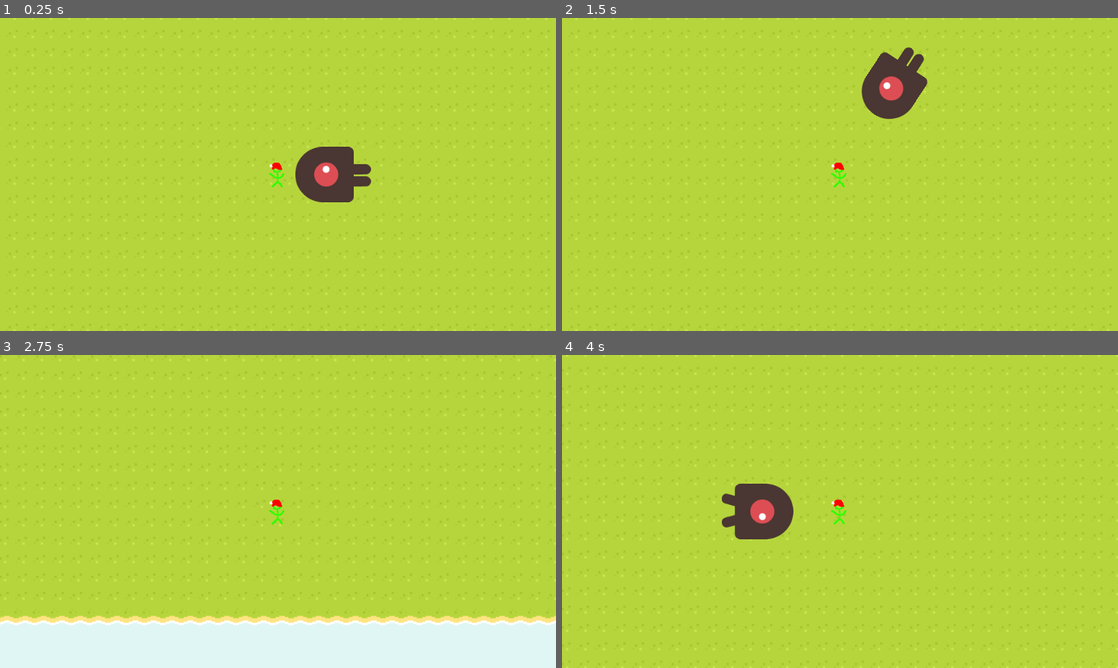
Above: before the commit, frames 1-4 (two rows, left to right).
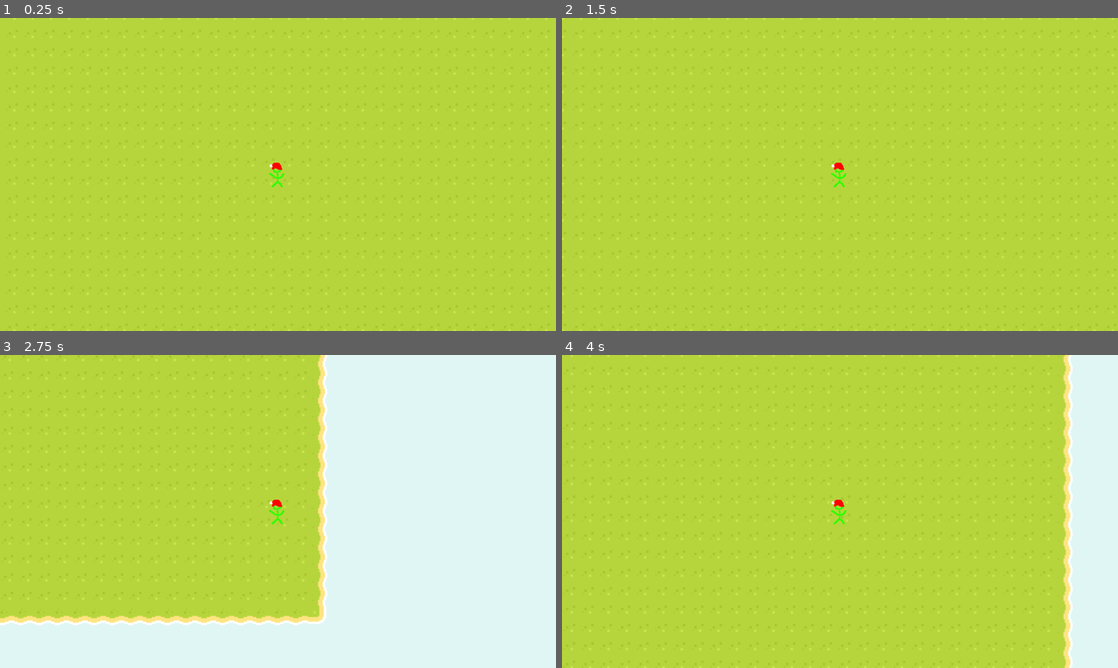
Above: after the commit, the same moments.

Repository: Shmupette/ChristmasProject
Game: Godot game, scene res://scenes/main_scene.tscn
Two runs of this game, one before a commit and one after it. Both use one fixed random seed, a clock stepped at 60 frames per second and the inputs below.
Inputs:
- Up to frame 1 (0.25 s): no input
- Up to frame 2 (1.5 s): hold D (right) 0.53-1.28 s; hold S (down) from 1.28 s (still down)
- Up to frame 3 (2.75 s): release S (down) at 2.03 s; hold D (right) from 2.03 s (still down)
- Up to frame 4 (4 s): release D (right) at 2.78 s; hold W (up) 2.78-3.53 s; hold A (left) from 3.53 s (still down)

The runs differ from the first frame. In frame 1, 1.9% of the frame differs, in the area x 53-67%, y 41-59%; in frame 2, 1.9%; in frame 3, 37%, in the area x 0-100%, y 0-87%; in frame 4, 11%.

Commit message:
attempt to spawn on path

Diff:
--- a/scenes/main_scene.tscn
+++ b/scenes/main_scene.tscn
@@ -1,8 +1,7 @@
 [gd_scene load_steps=6 format=3 uid="uid://c18n1w0ax0apu"]
 
+[ext_resource type="Script" path="res://scripts/main_scene.gd" id="1_o0syh"]
 [ext_resource type="Texture2D" uid="uid://c1ouiv0aluvwv" path="res://tiles/kenney_pixel-shmup/Tilemap/tiles_packed.png" id="1_vdryw"]
-[ext_resource type="PackedScene" uid="uid://chenpg115a680" path="res://scenes/protag.tscn" id="2_mk0qb"]
-[ext_resource type="PackedScene" uid="uid://dsmra2058v2et" path="res://scenes/enemy.tscn" id="4_kj1wu"]
 
 [sub_resource type="TileSetAtlasSource" id="TileSetAtlasSource_ly7au"]
 texture = ExtResource("1_vdryw")
@@ -380,13 +379,27 @@
 physics_layer_0/collision_layer = 1
 sources/0 = SubResource("TileSetAtlasSource_ly7au")
 
+[sub_resource type="Curve2D" id="Curve2D_u6efa"]
+_data = {
+"points": PackedVector2Array(0, 0, 0, 0, -740, -438, 0, 0, 0, 0, 936, -443, 0, 0, 0, 0, 930, 653, 0, 0, 0, 0, -730, 656, 0, 0, 0, 0, -740, -438)
+}
+point_count = 5
+
 [node name="MainScene" type="Node"]
+script = ExtResource("1_o0syh")
 
 [node name="TileMap" type="TileMap" parent="."]
 tile_set = SubResource("TileSet_k6amp")
 format = 2
 layer_0/tile_data = PackedInt32Array(-262154, 131072, 4, -262153, 131072, 4, -196618, 131072, 4, -196617, 131072, 4, -1 …(147308 unchanged characters)…
 
-[node name="Mob" parent="." instance=ExtResource("4_kj1wu")]
-
-[node name="Protag" parent="." instance=ExtResource("2_mk0qb")]
+[node name="mobSpawnTimer" type="Timer" parent="."]
+
+[node name="mobSpawnPath" type="Path2D" parent="."]
+curve = SubResource("Curve2D_u6efa")
+
+[node name="mobSpawnFollowPath" type="PathFollow2D" parent="mobSpawnPath"]
+position = Vector2(-740, -438)
+rotation = -0.00298328
+
+[connection signal="timeout" from="mobSpawnTimer" to="." method="_on_mob_spawn_timer_timeout"]
--- a/scripts/enemy.gd
+++ b/scripts/enemy.gd
@@ -1,6 +1,7 @@
 extends RigidBody2D
 
-@onready var protag = $"../Protag"
+var protag = null
+var movementSpeed = 50
 
 # Called when the node enters the scene tree for the first time.
 func _ready():
@@ -9,8 +10,13 @@
 
 func _physics_process(delta):
 	look_at(protag.position)
+	position = position.move_toward(Vector2(protag.position), delta * movementSpeed)
 
 func _on_visible_on_screen_notifier_2d_screen_exited():
 	queue_free()
+
 func _process(delta):
 	pass
+
+func setPlayer(protag):
+	self.protag = protag
--- /dev/null
+++ b/scripts/main_scene.gd
@@ -0,0 +1,29 @@
+extends Node
+
+const ENEMY = preload("res://scenes/enemy.tscn")
+const PROTAG = preload("res://scenes/protag.tscn")
+@onready var mob_spawn_timer = $mobSpawnTimer
+@onready var mob_spawn_path = $mobSpawnPath
+var player = null
+@onready var mob_spawn_follow_path = $mobSpawnPath/mobSpawnFollowPath
+
+# Called when the node enters the scene tree for the first time.
+func _ready():
+	new_game()
+
+
+# Called every frame. 'delta' is the elapsed time since the previous frame.
+func _process(delta):
+	pass
+
+func new_game():
+	player = PROTAG.instantiate()
+	add_child(player)
+	mob_spawn_timer.start()
+
+func _on_mob_spawn_timer_timeout() -> void:
+	var mob = ENEMY.instantiate()
+	mob.setPlayer(player)
+	mob_spawn_follow_path.progress_ratio = randf()
+	mob.position = mob_spawn_follow_path.position
+	add_child(mob)
